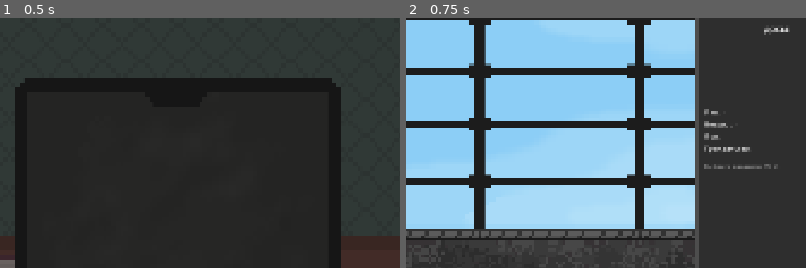
Above: before the commit, frames 1-2 (left to right).
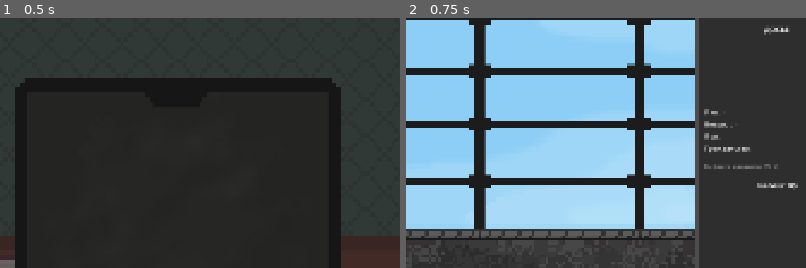
Above: after the commit, the same moments.

Repository: meowzyness/gayjam
Game: Godot game, scene res://Scenes/main_menu.tscn
Same seed, same stepped clock (60 frames per second), same inputs: the game is played once before the commit and once after it.
Inputs:
- Up to frame 1 (0.5 s): no input
- Up to frame 2 (0.75 s): click "Начать" at 0.5 s
The pictures show only the part of the screen within x 44-94%, y 0-50%; the shares and areas given below are measured in that part.

Frame 1 is identical in both runs. In frame 2, 0.2% of the frame differs, in the area x 87-98%, y 66-69%.

Commit message:
added detention logic

Diff:
--- a/Scenes/dossier.tscn
+++ b/Scenes/dossier.tscn
@@ -107,3 +107,12 @@
 theme_override_font_sizes/font_size = 12
 text = "Выберите гражданина (ПКМ)"
 autowrap_mode = 2
+
+[node name="HSeparator3" type="HSeparator" parent="Control/MarginContainer/PanelContainer/MarginContainer/VBoxContainer" unique_id=482019481]
+layout_mode = 2
+
+[node name="BalanceLabel" type="Label" parent="Control/MarginContainer/PanelContainer/MarginContainer/VBoxContainer" unique_id=918237461]
+layout_mode = 2
+theme_override_font_sizes/font_size = 18
+text = "Баланс: 0$"
+horizontal_alignment = 1
--- a/Scenes/scanner.tscn
+++ b/Scenes/scanner.tscn
@@ -4,15 +4,16 @@
 [ext_resource type="Texture2D" uid="uid://cd6xm3vk8oqkw" path="res://Sprites/action_button.png" id="2_action_normal"]
 [ext_resource type="Texture2D" uid="uid://qaayc5m0yu6y" path="res://Sprites/action_button_hovered.webp" id="3_action_hover"]
 [ext_resource type="Texture2D" uid="uid://diooanfx0dkv6" path="res://Sprites/action_button_pressed.webp" id="4_action_pressed"]
+[ext_resource type="Script" path="res://Scripts/scanner.gd" id="5_scanner_script"]
 
 [sub_resource type="StyleBoxTexture" id="StyleBoxTexture_act_normal"]
 texture = ExtResource("2_action_normal")
 
+[sub_resource type="StyleBoxTexture" id="StyleBoxTexture_act_pressed"]
+texture = ExtResource("4_action_pressed")
+
 [sub_resource type="StyleBoxTexture" id="StyleBoxTexture_act_hover"]
 texture = ExtResource("3_action_hover")
-
-[sub_resource type="StyleBoxTexture" id="StyleBoxTexture_act_pressed"]
-texture = ExtResource("4_action_pressed")
 
 [sub_resource type="StyleBoxEmpty" id="StyleBoxEmpty_act_focus"]
 
@@ -24,6 +25,7 @@
 corner_radius_bottom_left = 6
 
 [node name="Scanner" type="CanvasLayer" unique_id=1389567960]
+script = ExtResource("5_scanner_script")
 
 [node name="Control" type="Control" parent="." unique_id=1050379219]
 layout_mode = 3
@@ -97,10 +99,10 @@
 size_flags_horizontal = 4
 size_flags_vertical = 4
 theme_override_font_sizes/font_size = 24
+theme_override_styles/normal = SubResource("StyleBoxTexture_act_normal")
+theme_override_styles/pressed = SubResource("StyleBoxTexture_act_pressed")
+theme_override_styles/hover = SubResource("StyleBoxTexture_act_hover")
 theme_override_styles/focus = SubResource("StyleBoxEmpty_act_focus")
-theme_override_styles/hover = SubResource("StyleBoxTexture_act_hover")
-theme_override_styles/pressed = SubResource("StyleBoxTexture_act_pressed")
-theme_override_styles/normal = SubResource("StyleBoxTexture_act_normal")
 text = "Отправить на досмотр"
 
 [node name="ButtonArrest" type="Button" parent="Control/MarginContainer/HBoxContainer/ActionsPanel/ActionsMargin/ActionsVBox/MarginContainer/ButtonsVBox" unique_id=1948201742]
@@ -109,10 +111,10 @@
 size_flags_horizontal = 4
 size_flags_vertical = 4
 theme_override_font_sizes/font_size = 24
+theme_override_styles/normal = SubResource("StyleBoxTexture_act_normal")
+theme_override_styles/pressed = SubResource("StyleBoxTexture_act_pressed")
+theme_override_styles/hover = SubResource("StyleBoxTexture_act_hover")
 theme_override_styles/focus = SubResource("StyleBoxEmpty_act_focus")
-theme_override_styles/hover = SubResource("StyleBoxTexture_act_hover")
-theme_override_styles/pressed = SubResource("StyleBoxTexture_act_pressed")
-theme_override_styles/normal = SubResource("StyleBoxTexture_act_normal")
 text = "Задержать"
 
 [node name="ScannerPanel" type="PanelContainer" parent="Control/MarginContainer/HBoxContainer" unique_id=1119139436]
--- a/Scripts/dossier.gd
+++ b/Scripts/dossier.gd
@@ -6,13 +6,51 @@
 @onready var citizenship_label = $Control/MarginContainer/PanelContainer/MarginContainer/VBoxContainer/InfoList/CitizenshipLabel
 @onready var status_label = $Control/MarginContainer/PanelContainer/MarginContainer/VBoxContainer/StatusLabel
 @onready var profile_pic = $Control/MarginContainer/PanelContainer/MarginContainer/VBoxContainer/PortraitBox/TextureRect
+@onready var balance_label = $Control/MarginContainer/PanelContainer/MarginContainer/VBoxContainer/BalanceLabel
+
+var balance: int = 0
+
+func _ready() -> void:
+	update_balance(0)
+	call_deferred("_connect_scanner")
+
+func _connect_scanner() -> void:
+	var scanner = get_tree().root.find_child("Scanner", true, false)
+	if scanner:
+		if scanner.has_signal("balance_changed"):
+			scanner.balance_changed.connect(_on_scanner_balance_changed)
+		if scanner.has_signal("person_arrested"):
+			scanner.person_arrested.connect(_on_scanner_person_arrested)
+
+func _on_scanner_balance_changed(new_balance: int, _change: int) -> void:
+	update_balance(new_balance)
+
+func _on_scanner_person_arrested(_p: Personality, was_guilty: bool, reward: int) -> void:
+	if was_guilty:
+		status_label.text = "Преступник задержан! (+%d$)" % reward
+		status_label.modulate = Color(0.3, 0.9, 0.3)
+	else:
+		status_label.text = "Ошибка! Задержан невиновный (%d$)" % reward
+		status_label.modulate = Color(0.9, 0.3, 0.3)
+
+func update_balance(new_balance: int) -> void:
+	balance = new_balance
+	if balance_label:
+		balance_label.text = "Баланс: %d$" % balance
+		if balance > 0:
+			balance_label.modulate = Color(0.3, 0.9, 0.3)
+		elif balance < 0:
+			balance_label.modulate = Color(0.9, 0.3, 0.3)
+		else:
+			balance_label.modulate = Color.WHITE
 
 func update_info(p: Personality):
 	if p == null:
 		return
+	status_label.modulate = Color.WHITE
 	profile_pic.texture = p.texture
 	name_label.text = "Имя: %s %s" % [p.name, p.surname]
 	age_label.text = "Возраст: %d" % p.age
 	sex_label.text = "Пол: %s" % p.sex
 	citizenship_label.text = "Гражданство: %s" % p.citizenship
-	status_label.text = "Данные получены %s" % p.traitor
+	status_label.text = "Данные получены"
--- a/Scripts/person.gd
+++ b/Scripts/person.gd
@@ -31,9 +31,12 @@
 
 
 func _on_input_event(_viewport: Node, event: InputEvent, _shape_idx: int) -> void:
-	if event is InputEventMouseButton and event.button_index == MOUSE_BUTTON_LEFT and event.pressed:
+	if event is InputEventMouseButton and event.pressed:
 		if personality:
-			$/root/Node2D/Dossier.update_info(personality)
+			if has_node("/root/Node2D/Dossier"):
+				$/root/Node2D/Dossier.update_info(personality)
+			if has_node("/root/Node2D/Scanner"):
+				$/root/Node2D/Scanner.set_target(self, personality)
 
 
 func _physics_process(delta: float) -> void:
--- a/Scripts/personality.gd
+++ b/Scripts/personality.gd
@@ -11,6 +11,13 @@
 @export var texture: Texture2D
 @export var totaly_real_texture: Texture2D
 @export var having_bomb = false
+@export var arrest_reward: int = 300
+
+func is_guilty() -> bool:
+	return traitor
+
+func get_arrest_reward() -> int:
+	return arrest_reward if is_guilty() else -arrest_reward
 
 var sexes = ["М", "Ж"]
 var first_names_rus_m = [
--- /dev/null
+++ b/Scripts/scanner.gd
@@ -0,0 +1,48 @@
+extends CanvasLayer
+
+signal balance_changed(new_balance: int, change: int)
+signal person_arrested(personality: Personality, was_guilty: bool, reward: int)
+
+@onready var button_inspect: Button = $Control/MarginContainer/HBoxContainer/ActionsPanel/ActionsMargin/ActionsVBox/MarginContainer/ButtonsVBox/ButtonInspect
+@onready var button_arrest: Button = $Control/MarginContainer/HBoxContainer/ActionsPanel/ActionsMargin/ActionsVBox/MarginContainer/ButtonsVBox/ButtonArrest
+
+var current_person: Node = null
+var current_personality: Personality = null
+var player_balance: int = 0
+
+func _ready() -> void:
+	button_arrest.pressed.connect(_on_arrest_pressed)
+	button_inspect.pressed.connect(_on_inspect_pressed)
+
+func set_target(person: Node, p: Personality) -> void:
+	current_person = person
+	current_personality = p
+
+func _on_arrest_pressed() -> void:
+	if current_personality == null:
+		print("никто не выбран для задержания")
+		return
+
+	var reward: int = current_personality.get_arrest_reward()
+	player_balance += reward
+	var guilty: bool = current_personality.is_guilty()
+
+	balance_changed.emit(player_balance, reward)
+	person_arrested.emit(current_personality, guilty, reward)
+
+	if guilty:
+		print("пойман преступник! +%d$ (баланс: %d$)" % [reward, player_balance])
+	else:
+		print("задержан невиновный! %d$ (баланс: %d$)" % [reward, player_balance])
+
+	if is_instance_valid(current_person):
+		current_person.queue_free()
+
+	current_person = null
+	current_personality = null
+
+func _on_inspect_pressed() -> void:
+	if current_personality == null:
+		print("никто не выбран для досмотра")
+		return
+	print("отправлен на досмотр: ", current_personality.name)
Not shown, added: Scripts/scanner.gd.uid
